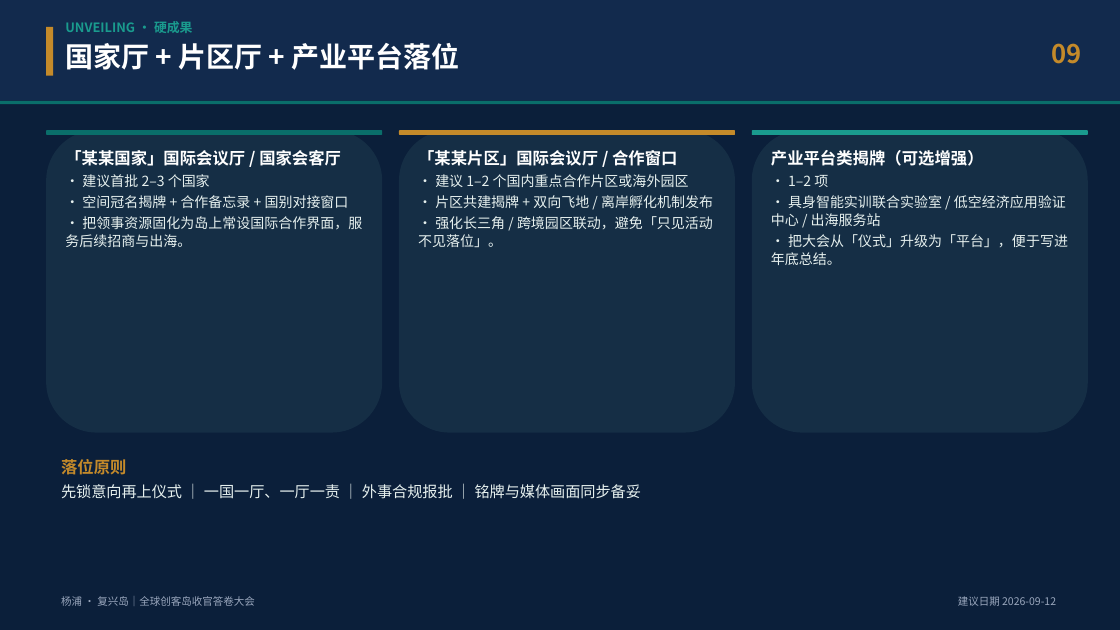
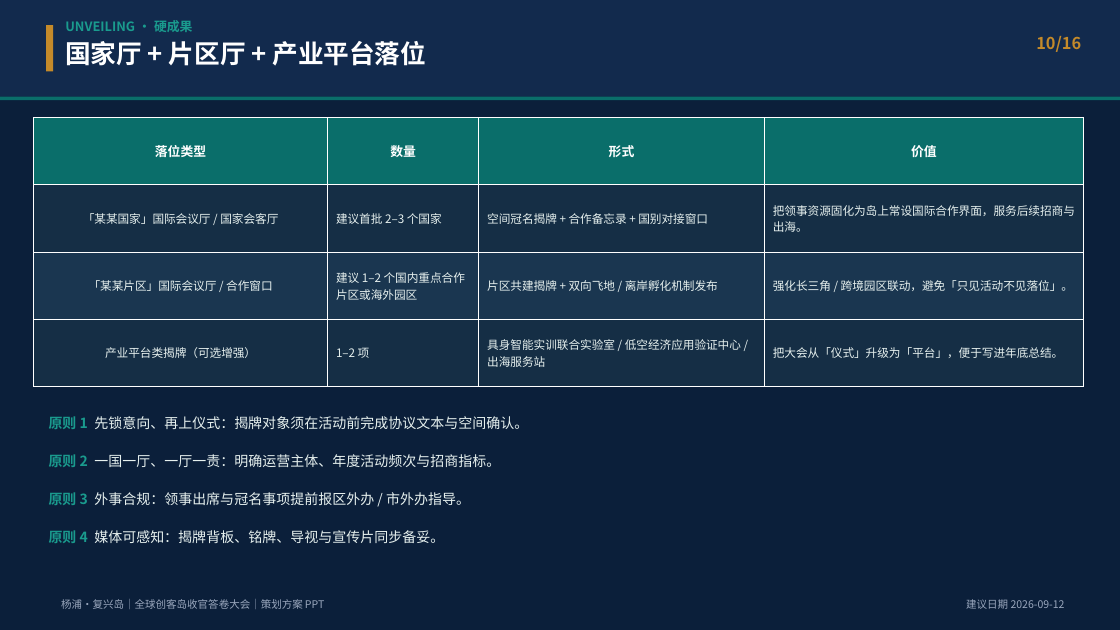
Before and after one commit to hujigang2010-maker/AIDEN, a slide deck: slide 10 of deliverables/复兴岛_全球创客岛_科创出海与具身智能国际大会_策划方案.pptx (slide 9 before the commit). Drawn at 1120x630 pixels with LibreOffice and Linux fonts; fonts in the diff are those of the drawing. Boxes give left, top, right and bottom in pixels: in the first picture for what was removed or moved away, otherwise in the second. Text is boxed around its words. In the diff, an @@ line names an element or a change of style, - is before the commit and + after.

```diff
--- a/deliverables/复兴岛_全球创客岛_科创出海与具身智能国际大会_策划方案.pptx
+++ b/deliverables/复兴岛_全球创客岛_科创出海与具身智能国际大会_策划方案.pptx
@@ rectangle resized from (x1=0, y1=0, x2=1120, y2=101) to (x1=0, y1=0, x2=1120, y2=97) @@
@@ rectangle moved from (x1=46, y1=27, x2=53, y2=76) to (x1=46, y1=25, x2=53, y2=71) @@
@@ text at (x1=65, y1=41, x2=427, y2=66): size 24 to 22 pt in "国家厅 + 片区厅 + 产业平台落位" @@
@@ text at (x1=1036, y1=36, x2=1081, y2=52): text changed; size 22 to 14 pt @@
-09
+10/16
@@ rectangle moved from (x1=0, y1=101, x2=1120, y2=104) to (x1=0, y1=97, x2=1120, y2=100) @@
@@ table added at (x1=34, y1=118, x2=1084, y2=386), 4 rows, 4 columns @@
+落位类型 | 数量 | 形式 | 价值
+「某某国家」国际会议厅 / 国家会客厅 | 建议首批 2–3 个国家 | 空间冠名揭牌 + 合作备忘录 + 国别对接窗口 | 把领事资源固化为岛上常设国际合作界面，服务后续招商与出海。
+「某某片区」国际会议厅 / 合作窗口 | 建议 1–2 个国内重点合作片区或海外园区 | 片区共建揭牌 + 双向飞地 / 离岸孵化机制发布 | 强化长三角 / 跨境园区联动，避免「只见活动不见落位」。
+产业平台类揭牌（可选增强） | 1–2 项 | 具身智能实训联合实验室 / 低空经济应用验证中心 / 出海服务站 | 把大会从「仪式」升级为「平台」，便于写进年底总结。
@@ rounded rectangle removed at (x1=46, y1=130, x2=382, y2=433) @@
@@ rounded rectangle removed at (x1=46, y1=130, x2=382, y2=135) @@
@@ rounded rectangle removed at (x1=399, y1=130, x2=735, y2=433) @@
@@ rounded rectangle removed at (x1=399, y1=130, x2=735, y2=135) @@
@@ rounded rectangle removed at (x1=752, y1=130, x2=1088, y2=433) @@
@@ rounded rectangle removed at (x1=752, y1=130, x2=1088, y2=135) @@
@@ text removed at (x1=65, y1=150, x2=362, y2=247) @@
-「某某国家」国际会议厅 / 国家会客厅
-· 建议首批 2–3 个国家
-· 空间冠名揭牌 + 合作备忘录 + 国别对接窗口
-· 把领事资源固化为岛上常设国际合作界面，服务后续招商与出海。
@@ text removed at (x1=418, y1=150, x2=713, y2=248) @@
-「某某片区」国际会议厅 / 合作窗口
-· 建议 1–2 个国内重点合作片区或海外园区
-· 片区共建揭牌 + 双向飞地 / 离岸孵化机制发布
-· 强化长三角 / 跨境园区联动，避免「只见活动不见落位」。
@@ text removed at (x1=771, y1=150, x2=1068, y2=265) @@
-产业平台类揭牌（可选增强）
-· 1–2 项
-· 具身智能实训联合实验室 / 低空经济应用验证中心 / 出海服务站
-· 把大会从「仪式」升级为「平台」，便于写进年底总结。
@@ text added at (x1=49, y1=416, x2=528, y2=429), 12 pt, text #E6F0EE @@
+原则 1 先锁意向、再上仪式：揭牌对象须在活动前完成协议文本与空间确认。
@@ text at (x1=49, y1=454, x2=500, y2=467): text changed; size 13 to 12 pt @@
-落位原则
-先锁意向再上仪式 ｜ 一国一厅、一厅一责 ｜ 外事合规报批 ｜ 铭牌与媒体画面同步备妥
+原则 2 一国一厅、一厅一责：明确运营主体、年度活动频次与招商指标。
@@ text added at (x1=49, y1=492, x2=470, y2=505), 12 pt, text #E6F0EE @@
+原则 3 外事合规：领事出席与冠名事项提前报区外办 / 市外办指导。
@@ text added at (x1=49, y1=530, x2=444, y2=543), 12 pt, text #E6F0EE @@
+原则 4 媒体可感知：揭牌背板、铭牌、导视与宣传片同步备妥。
@@ text at (x1=61, y1=599, x2=324, y2=609): text changed @@
-杨浦 · 复兴岛｜全球创客岛收官答卷大会
+杨浦·复兴岛｜全球创客岛收官答卷大会｜策划方案 PPT
@@ text "建议日期 2026-09-12" moved from (x1=958, y1=596, x2=1056, y2=606) to (x1=966, y1=599, x2=1065, y2=609) @@
```
Also in this commit, not shown: 13 other slides changed, 2 slides added, 4 other files.
